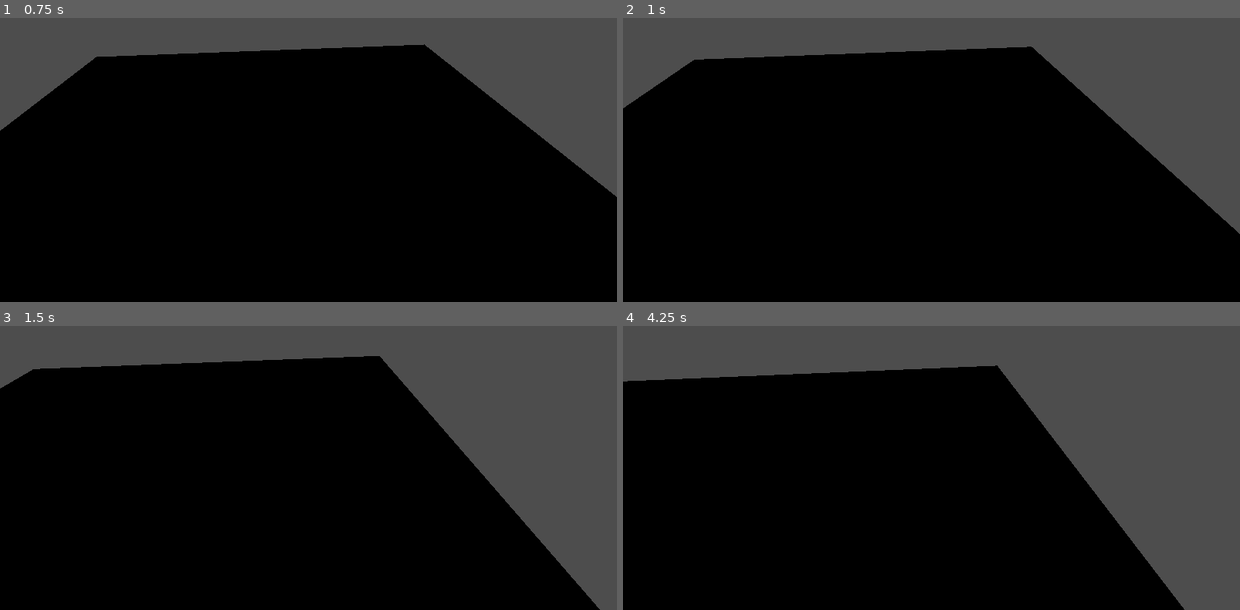
Above: before the commit, frames 1-4 (two rows, left to right).
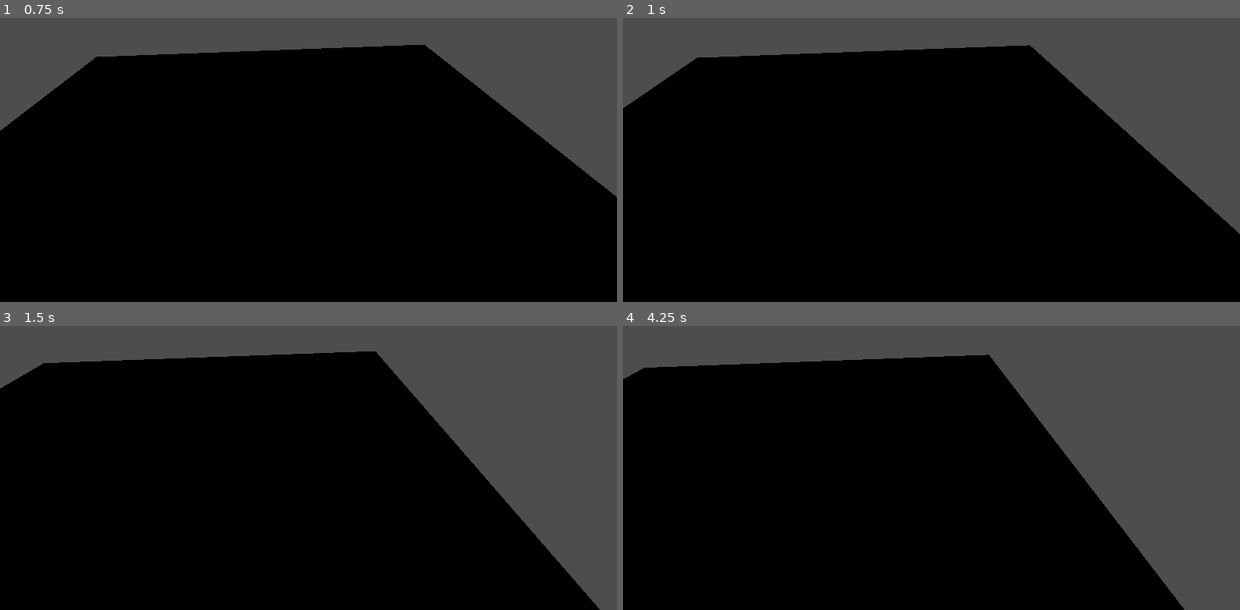
Above: after the commit, the same moments.

Repository: LBasil/baseX
Game: Godot game, scene res://node_3d.tscn
The game is run twice, just before and just after one commit, with the same random seed, the same clock (stepped at 60 frames per second) and the same inputs.
Inputs (mouse positions are in pixels of both pictures, inside the frame that each line leads up to):
- Up to frame 1 (0.75 s): tap Enter at 0.5 s; move the mouse to (444, 111) at 0.52 s; hold Right (right) from 0.53 s (still down); tap E (destroy_wall) at 0.6 s
- Up to frame 2 (1 s): keep holding Right (right); tap R (rebuild_wall) at 0.8 s
- Up to frame 3 (1.5 s): move the mouse to (185, 453) at 1.27 s; release Right (right) at 1.28 s; hold Down (down) from 1.28 s (still down); tap R (rebuild_wall) at 1.35 s
- Up to frame 4 (4.25 s): tap E (destroy_wall) at 1.55, 2.1, 3.05, 3.6 s; move the mouse to (993, 360) at 2.02 s; release Down (down) at 2.03 s; hold Right (right) 2.03-2.78 s; tap R (rebuild_wall) at 2.3, 2.85, 3.8 s; move the mouse to (900, 504) at 2.77 s; hold Up (up) 2.78-3.53 s; move the mouse to (1116, 487) at 3.52 s; hold Left (left) from 3.53 s (still down)

Frame 1 is identical in both runs. In frame 2, 0.3% of the frame differs, in the area x 0-84%, y 9-45%; in frame 3, 1.0%; in frame 4, 2.5%, in the area x 0-90%, y 10-95%.

Commit message:
Need to aim to destroy and rebuild

Diff:
--- a/node_3d.tscn
+++ b/node_3d.tscn
@@ -60,10 +60,11 @@
 [node name="GroundMesh" type="MeshInstance3D" parent="Ground"]
 mesh = SubResource("PlaneMesh_a202f")
 
-[node name="Wall" type="StaticBody3D" parent="." node_paths=PackedStringArray("player")]
+[node name="Wall" type="StaticBody3D" parent="." node_paths=PackedStringArray("player", "camera")]
 transform = Transform3D(1, 0, 0, 0, 1, 0, 0, 0, 1, 3, 1, 0.5)
 script = ExtResource("3_a0tk4")
 player = NodePath("../Player")
+camera = NodePath("../GameCamera")
 
 [node name="WallCollision" type="CollisionShape3D" parent="Wall"]
 transform = Transform3D(1, 0, 0, 0, 1, 0, 0, 0, 1, -0.133, 0.818, 0)
--- a/wall.gd
+++ b/wall.gd
@@ -2,37 +2,60 @@
 
 var is_destroyed = false
 var original_position = Vector3()
-@export var player: Node3D  # Référence au joueur
-@export var interaction_distance = 3.0  # Distance max pour interagir (en unités)
+@export var player: Node3D
+@export var interaction_distance = 3.0
+@export var camera: Camera3D
+@export var aim_tolerance = 3.0
 
 func _ready():
 	original_position = global_transform.origin
+	set_collision_layer_value(1, true)
+	set_collision_mask_value(1, true)
 
 func _process(delta):
-	if not player:
-		print("Player not assigned!")
+	if not player or not camera:
+		print("Player or camera not assigned!")
 		return
 
-	# Calculer la distance entre le mur et le joueur
 	var distance_to_player = global_transform.origin.distance_to(player.global_transform.origin)
+	var is_aimed = is_aimed_by_mouse()
 
-	# Casser le mur si assez près
-	if Input.is_action_just_pressed("destroy_wall") and not is_destroyed and distance_to_player < interaction_distance:
+	if Input.is_action_just_pressed("destroy_wall") and not is_destroyed and distance_to_player < interaction_distance and is_aimed:
 		destroy_wall()
 
-	# Reconstruire le mur si assez près
-	if Input.is_action_just_pressed("rebuild_wall") and is_destroyed and distance_to_player < interaction_distance:
+	if Input.is_action_just_pressed("rebuild_wall") and is_destroyed and distance_to_player < interaction_distance and is_aimed:
 		rebuild_wall()
+
+func is_aimed_by_mouse() -> bool:
+	var mouse_pos = get_viewport().get_mouse_position()
+	var ray_origin = camera.project_ray_origin(mouse_pos)
+	var ray_direction = camera.project_ray_normal(mouse_pos)
+	var ray_end = ray_origin + ray_direction * 100.0
+	var space_state = get_world_3d().direct_space_state
+	var query = PhysicsRayQueryParameters3D.create(ray_origin, ray_end)
+	query.collide_with_areas = false
+	query.collide_with_bodies = true
+	query.collision_mask = 1
+	var result = space_state.intersect_ray(query)
+
+	if not is_destroyed:
+		if result and result.collider == self:
+			return true
+	else:
+		if result:
+			var hit_point = result.position
+			var distance_to_original = hit_point.distance_to(original_position)
+			if distance_to_original < aim_tolerance:
+				return true
+	return false
 
 func destroy_wall():
 	hide()
 	$WallCollision.disabled = true
 	is_destroyed = true
-	print("Wall destroyed!")
 
 func rebuild_wall():
 	show()
 	$WallCollision.disabled = false
 	global_transform.origin = original_position
 	is_destroyed = false
-	print("Wall rebuilt!")
